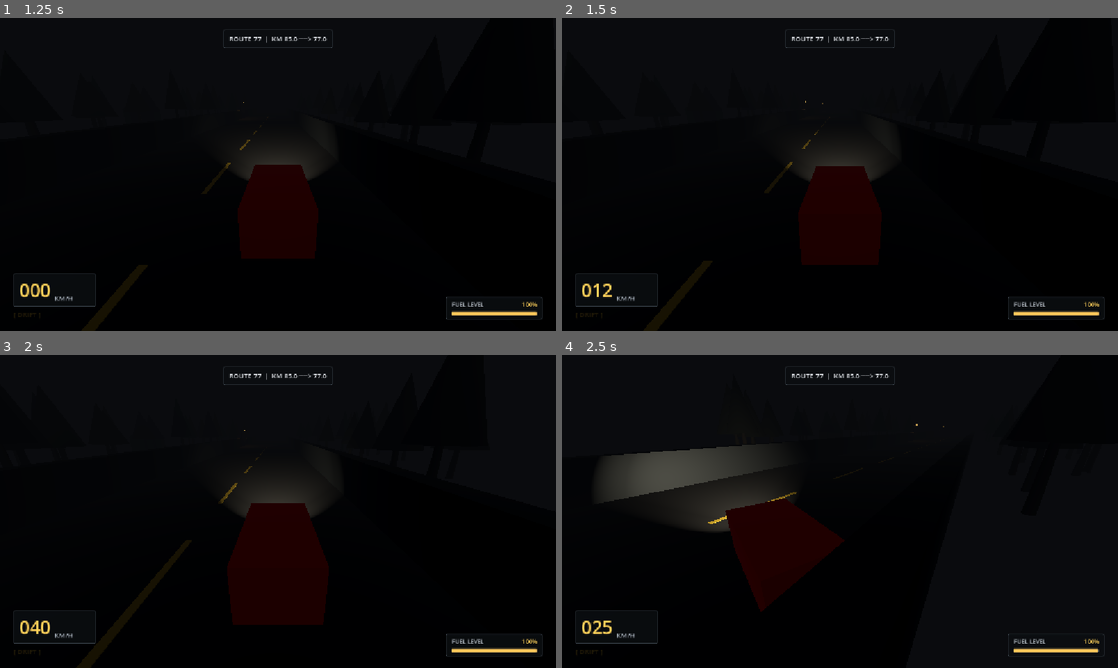
Above: before the commit, frames 1-4 (two rows, left to right).
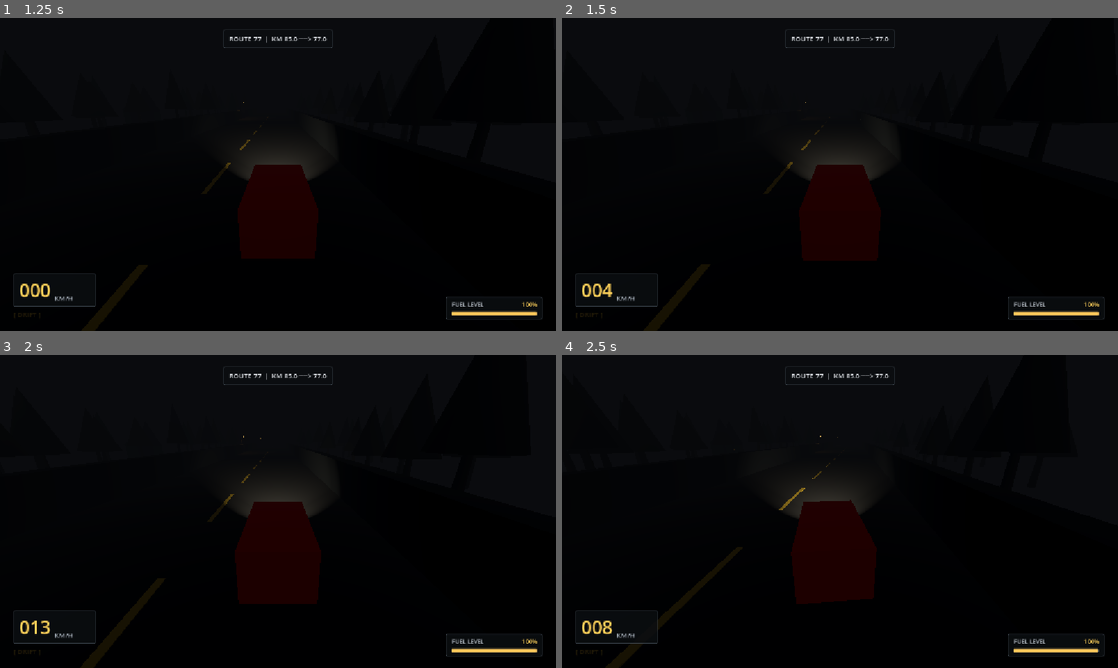
Above: after the commit, the same moments.

Repository: sebavidal10/km77
Game: Godot game, scene res://world.tscn
Two runs of this game, one before a commit and one after it. Both use one fixed random seed, a clock stepped at 60 frames per second and the inputs below.
Inputs:
- Up to frame 1 (1.25 s): hold Right (steer_right) from 0.53 s (still down)
- Up to frame 2 (1.5 s): tap Enter at 1.25 s; release Right (steer_right) at 1.28 s; hold S (brake) from 1.28 s (still down)
- Up to frame 3 (2 s): keep holding S (brake)
- Up to frame 4 (2.5 s): release S (brake) at 2.03 s; hold Right (steer_right) from 2.03 s (still down)

Frame 1 is identical in both runs. In frame 2, 0.4% of the frame differs, in the area x 5-58%, y 26-90%; in frame 3, 1.9%; in frame 4, 12%, in the area x 5-69%, y 22-90%.

Commit message:
feat(physics): implement smooth progressive steering and van weight inertia

Diff:
--- a/van.gd
+++ b/van.gd
@@ -8,19 +8,50 @@
 signal speed_updated(speed_kmh: float)
 signal drift_state_changed(is_drifting_active: bool)
 
-@export_group("Engine & Speed")
-## Maximum forward speed in meters per second (approx 137 km/h).
-@export var max_speed: float = 38.0
-## Forward acceleration rate toward max_speed.
-@export var acceleration: float = 24.0
-## Deceleration rate when applying brakes.
-@export var braking: float = 32.0
-## Maximum reverse speed.
-@export var reverse_max_speed: float = 14.0
+@export_group("Handling Tuning")
+## Maximum forward speed in meters per second (30.5 m/s = approx 110 km/h).
+@export var max_speed: float = 30.5
+## Base forward acceleration rate in m/s^2 (weighted by launch inertia and aerodynamic drag).
+@export var acceleration_rate: float = 7.5
+## Deceleration rate applied when pressing the service brake (m/s^2).
+@export var braking_force: float = 14.0
+## Steering wheel turn speed in radians/s towards player input.
+@export var steer_speed: float = 3.2
+## Steering wheel auto-center speed in radians/s when steering input is released.
+@export var steer_return_speed: float = 4.8
+## Maximum front wheel steering angle in radians (approx 32 degrees).
+@export var max_steer_angle: float = deg_to_rad(32.0)
+## High-speed steering ratio (reduces max steer angle at top speed to avoid uncontrollable spins).
+@export var high_speed_steer_ratio: float = 0.35
+## Base vehicle wheelbase in meters used for bicycle steering geometry.
+@export var wheelbase: float = 3.3
+
+@export_group("Drift & Lateral Grip")
+## Normal lateral tire grip (higher = vehicle sticks firmly to heading).
+@export var lateral_grip: float = 16.0
+## Lateral tire grip while handbraking (lower = vehicle slides sideways with inertia).
+@export var drift_lateral_grip: float = 2.4
+## Multiplier applied to steering responsiveness while handbraking (promotes oversteer).
+@export var drift_oversteer_multiplier: float = 1.6
+## Extra steering authority when countersteering into the slide to catch and balance the drift.
+@export var countersteer_boost: float = 1.3
+## Longitudinal speed scrubbed per second due to tire friction while sliding sideways.
+@export var drift_drag: float = 3.5
+## Speed at which tire grip recovers when handbrake is released.
+@export var grip_recovery_speed: float = 12.0
+## Minimum speed (m/s) required to turn the vehicle.
+@export var min_steer_speed: float = 0.5
+## Backward compatibility aliases for friction factor.
+@export var drift_friction: float = 0.88
+@export var normal_friction: float = 0.98
+
+@export_group("Reverse & Coasting")
+## Maximum reverse speed in m/s (approx 36 km/h).
+@export var reverse_max_speed: float = 10.0
 ## Acceleration rate when reversing.
-@export var reverse_acceleration: float = 16.0
+@export var reverse_acceleration: float = 5.0
 ## Passive coasting slowdown rate when neither throttle nor brake is pressed.
-@export var coast_deceleration: float = 8.0
+@export var coast_deceleration: float = 3.5
 
 @export_group("Fuel Economy")
 ## Maximum fuel capacity in units/liters.
@@ -38,42 +69,33 @@
 ## Destination kilometer goal.
 @export var target_kilometer: float = 77.0
 
-@export_group("Steering & Oversteer")
-## Base turning rate in radians per second during normal driving.
-@export var steer_speed: float = 2.6
-## Multiplier applied to steering speed while handbrake is pressed (promotes aggressive oversteer).
-@export var drift_oversteer_multiplier: float = 1.75
-## Extra steering authority when countersteering into the slide to catch and balance the drift.
-@export var countersteer_boost: float = 1.3
-## Minimum speed (m/s) required to turn the vehicle.
-@export var min_steer_speed: float = 0.5
-
-@export_group("Drift & Lateral Grip")
-## Lateral grip rate when driving normally (higher = car sticks firmly to heading).
-@export var normal_lateral_grip: float = 16.0
-## Lateral grip rate while handbraking (lower = vehicle slides sideways with inertia).
-@export var drift_lateral_grip: float = 2.2
-## Longitudinal speed scrubbed per second due to tire friction while sliding sideways.
-@export var drift_drag: float = 3.5
-## Speed at which tire grip recovers when handbrake is released.
-@export var grip_recovery_speed: float = 12.0
-## Backward compatibility aliases for friction factor.
-@export var drift_friction: float = 0.88
-@export var normal_friction: float = 0.98
-
 @export_group("Visual Chassis Roll")
-## Enables subtle body roll on the MeshInstance3D to convey weight shift during drifts.
+## Enables subtle body roll on the MeshInstance3D to convey weight shift during turns and drifts.
 @export var enable_body_roll: bool = true
 ## Maximum roll angle in degrees during hard cornering.
-@export var max_body_roll_deg: float = 3.5
+@export var max_body_roll_deg: float = 3.8
 ## Speed of roll smoothing.
-@export var body_roll_speed: float = 10.0
+@export var body_roll_speed: float = 8.5
 
 @export_group("Environment & Gravity")
 ## Downward gravity acceleration.
 @export var gravity: float = 22.0
 
+# Backward compatibility property accessors
+var acceleration: float:
+	get: return acceleration_rate
+	set(val): acceleration_rate = val
+
+var braking: float:
+	get: return braking_force
+	set(val): braking_force = val
+
+var normal_lateral_grip: float:
+	get: return lateral_grip
+	set(val): lateral_grip = val
+
 # Runtime state
+var current_steer_angle: float = 0.0
 var current_grip: float = 16.0
 var is_drifting: bool = false
 var forward_speed_state: float = 0.0
@@ -96,7 +118,7 @@
 func _physics_process(delta: float) -> void:
 	is_drifting = Input.is_action_pressed("handbrake")
 
-	# 1. Steering & vehicle yaw rotation
+	# 1. Progressive steering with speed-sensitive limits & auto-centering
 	_process_steering(delta)
 
 	# 2. Decompose existing horizontal velocity along new heading
@@ -107,7 +129,7 @@
 	var fwd_speed := current_h_vel.dot(forward_dir)
 	var lat_speed := current_h_vel.dot(right_dir)
 
-	# 3. Acceleration, braking, and coasting
+	# 3. Acceleration, braking, and coasting with realistic van inertia
 	fwd_speed = _process_longitudinal(fwd_speed, delta)
 
 	# 4. Lateral grip damping & inertia preservation
@@ -126,7 +148,7 @@
 
 	move_and_slide()
 
-	# 7. Record post-collision forward speed for steering and roll calculations
+	# 7. Record post-collision forward speed for telemetry and roll calculations
 	var post_h_vel := Vector3(velocity.x, 0.0, velocity.z)
 	forward_speed_state = post_h_vel.dot(forward_dir)
 
@@ -138,7 +160,7 @@
 	_process_odometer(delta)
 	_process_telemetry()
 
-	# 10. Visual chassis roll animation
+	# 10. Visual chassis roll animation linked to smoothed steering angle
 	_process_visual_roll(delta, forward_speed_state)
 
 ## Handles physical impacts with heavy obstacles (heavy deceleration) and pushes debris RigidBodies.
@@ -168,7 +190,7 @@
 			var torque := Vector3(randf_range(-6.0, 6.0), randf_range(6.0, 12.0), randf_range(-6.0, 6.0))
 			collider.apply_torque_impulse(torque)
 
-## Handles steering yaw with drift oversteer and countersteer responsiveness.
+## Handles smooth progressive steering with speed-sensitive angle limits and drift oversteer.
 func _process_steering(delta: float) -> void:
 	var steer_input := Input.get_axis("steer_right", "steer_left")
 	var forward_dir := -transform.basis.z
@@ -177,25 +199,47 @@
 
 	var fwd_speed := current_h_vel.dot(forward_dir)
 	var lat_speed := current_h_vel.dot(right_dir)
-
-	if abs(fwd_speed) > min_steer_speed or abs(lat_speed) > min_steer_speed:
-		var effective_steer := steer_speed
-
-		if is_drifting:
-			effective_steer *= drift_oversteer_multiplier
-
-			# Countersteering detection: sliding right (lat_speed > 0) while steering left (steer_input > 0)
-			# or sliding left (lat_speed < 0) while steering right (steer_input < 0)
-			var is_countersteering: bool = (lat_speed > 0.5 and steer_input > 0.0) or \
-										   (lat_speed < -0.5 and steer_input < 0.0)
-			if is_countersteering:
-				effective_steer *= countersteer_boost
-
-		var direction_sign: float = signf(fwd_speed) if abs(fwd_speed) > 0.1 else 1.0
-		var turn_angle: float = steer_input * effective_steer * delta * direction_sign
-		rotate_y(turn_angle)
-
-## Updates forward/reverse speed based on throttle, fuel availability, and handbrake scrub.
+	var abs_fwd_speed := absf(fwd_speed)
+
+	# 1. Speed-sensitive steering: scale down max steer angle at high speeds to prevent violent snap spins
+	var speed_ratio: float = clampf(abs_fwd_speed / max_speed, 0.0, 1.0)
+	var base_max_angle: float = deg_to_rad(max_steer_angle) if max_steer_angle > 1.5 else max_steer_angle
+	var dynamic_max_angle: float = base_max_angle * lerpf(1.0, high_speed_steer_ratio, speed_ratio)
+
+	# 2. Smooth steering accumulator: progressive turn in and natural self-centering
+	var target_steer_angle: float = steer_input * dynamic_max_angle
+	if absf(steer_input) > 0.01:
+		current_steer_angle = move_toward(current_steer_angle, target_steer_angle, steer_speed * delta)
+	else:
+		current_steer_angle = move_toward(current_steer_angle, 0.0, steer_return_speed * delta)
+
+	# 3. Minimum motion threshold: vehicles cannot pivot in place when stationary
+	var motion_speed := abs_fwd_speed
+	if is_drifting:
+		# During a drift, lateral inertia allows the chassis to continue swinging
+		motion_speed = maxf(motion_speed, absf(lat_speed) * 0.85)
+
+	if motion_speed < min_steer_speed:
+		return
+
+	# 4. Turn rate calculation based on bicycle geometry (v / L) and steering angle
+	var turn_factor := clampf(motion_speed / wheelbase, 0.0, 7.0)
+	var effective_oversteer: float = 1.0
+
+	if is_drifting:
+		effective_oversteer *= drift_oversteer_multiplier
+
+		# Countersteering detection: sliding right while steering left, or sliding left while steering right
+		var is_countersteering: bool = (lat_speed > 0.4 and current_steer_angle > 0.0) or \
+									   (lat_speed < -0.4 and current_steer_angle < 0.0)
+		if is_countersteering:
+			effective_oversteer *= countersteer_boost
+
+	var direction_sign: float = signf(fwd_speed) if abs_fwd_speed > 0.2 else 1.0
+	var delta_yaw: float = current_steer_angle * turn_factor * effective_oversteer * direction_sign * delta
+	rotate_y(delta_yaw)
+
+## Updates forward/reverse speed based on throttle, heavy engine torque, fuel, and drag curves.
 func _process_longitudinal(fwd_speed: float, delta: float) -> float:
 	var throttle := Input.get_axis("brake", "accelerate")
 
@@ -203,23 +247,34 @@
 		if current_fuel <= 0.0:
 			# Engine stalled out of fuel: coast to stop
 			fwd_speed = move_toward(fwd_speed, 0.0, coast_deceleration * delta)
-		elif fwd_speed < 0.0:
-			fwd_speed = move_toward(fwd_speed, 0.0, braking * delta)
+		elif fwd_speed < -0.5:
+			# Traveling in reverse while throttle pressed: apply service brake to halt reverse
+			fwd_speed = move_toward(fwd_speed, 0.0, braking_force * delta)
 		else:
-			fwd_speed = move_toward(fwd_speed, max_speed, acceleration * delta)
+			# Progressive acceleration curve with heavy inertia:
+			# - Heavy launch resistance at low speeds (0-15 km/h)
+			var launch_factor: float = lerpf(0.70, 1.0, clampf(fwd_speed / 4.5, 0.0, 1.0))
+			# - Drag taper approaching cruising (80-90 km/h) and top speed (~110 km/h)
+			var speed_ratio: float = clampf(fwd_speed / max_speed, 0.0, 1.0)
+			var drag_taper: float = clampf(1.0 - (speed_ratio * speed_ratio * 0.82), 0.18, 1.0)
+			var effective_accel: float = acceleration_rate * launch_factor * drag_taper * throttle
+			fwd_speed = move_toward(fwd_speed, max_speed, effective_accel * delta)
 	elif throttle < 0.0:
 		if fwd_speed > 0.5:
-			fwd_speed = move_toward(fwd_speed, 0.0, braking * delta)
+			# Service braking from forward motion: realistic stopping distance
+			fwd_speed = move_toward(fwd_speed, 0.0, braking_force * delta)
 		elif current_fuel <= 0.0:
 			# Engine stalled out of fuel: cannot reverse
 			fwd_speed = move_toward(fwd_speed, 0.0, coast_deceleration * delta)
 		else:
+			# Reversing with heavy vehicle torque
 			fwd_speed = move_toward(fwd_speed, -reverse_max_speed, reverse_acceleration * delta)
 	else:
+		# Passive coasting: vehicle inertia carries momentum
 		fwd_speed = move_toward(fwd_speed, 0.0, coast_deceleration * delta)
 
 	# Tire friction scrub during high-angle drift
-	if is_drifting and abs(fwd_speed) > 1.0:
+	if is_drifting and absf(fwd_speed) > 1.0:
 		fwd_speed = move_toward(fwd_speed, 0.0, drift_drag * delta)
 
 	return fwd_speed
@@ -261,18 +316,19 @@
 
 ## Applies grip damping to lateral sliding velocity.
 func _process_lateral(lat_speed: float, delta: float) -> float:
-	var target_grip: float = drift_lateral_grip if is_drifting else normal_lateral_grip
+	var target_grip: float = drift_lateral_grip if is_drifting else lateral_grip
 	current_grip = move_toward(current_grip, target_grip, grip_recovery_speed * delta)
-	return lerp(lat_speed, 0.0, 1.0 - exp(-current_grip * delta))
+	return lerpf(lat_speed, 0.0, 1.0 - exp(-current_grip * delta))
 
 ## Applies subtle body roll to MeshInstance3D to convey weight transfer.
 func _process_visual_roll(delta: float, fwd_speed: float) -> void:
 	if not enable_body_roll or not visual_mesh:
 		return
 
-	var steer_input := Input.get_axis("steer_right", "steer_left")
-	var speed_ratio := clampf(abs(fwd_speed) / max_speed, 0.0, 1.0)
-	var drift_extra: float = 1.4 if is_drifting else 1.0
-
-	var target_roll: float = -steer_input * deg_to_rad(max_body_roll_deg) * speed_ratio * drift_extra
-	visual_mesh.rotation.z = lerp(visual_mesh.rotation.z, target_roll, body_roll_speed * delta)
+	var base_max_angle: float = deg_to_rad(max_steer_angle) if max_steer_angle > 1.5 else max_steer_angle
+	var steer_ratio: float = clampf(current_steer_angle / maxf(base_max_angle, 0.001), -1.0, 1.0)
+	var speed_ratio: float = clampf(absf(fwd_speed) / max_speed, 0.0, 1.0)
+	var drift_extra: float = 1.35 if is_drifting else 1.0
+
+	var target_roll: float = -steer_ratio * deg_to_rad(max_body_roll_deg) * speed_ratio * drift_extra
+	visual_mesh.rotation.z = lerpf(visual_mesh.rotation.z, target_roll, body_roll_speed * delta)
Not shown, added: flicker_light.gd.uid
Not shown, added: hitchhiker.gd.uid
Not shown, added: hud.gd.uid
Not shown, added: road_event_spawner.gd.uid
